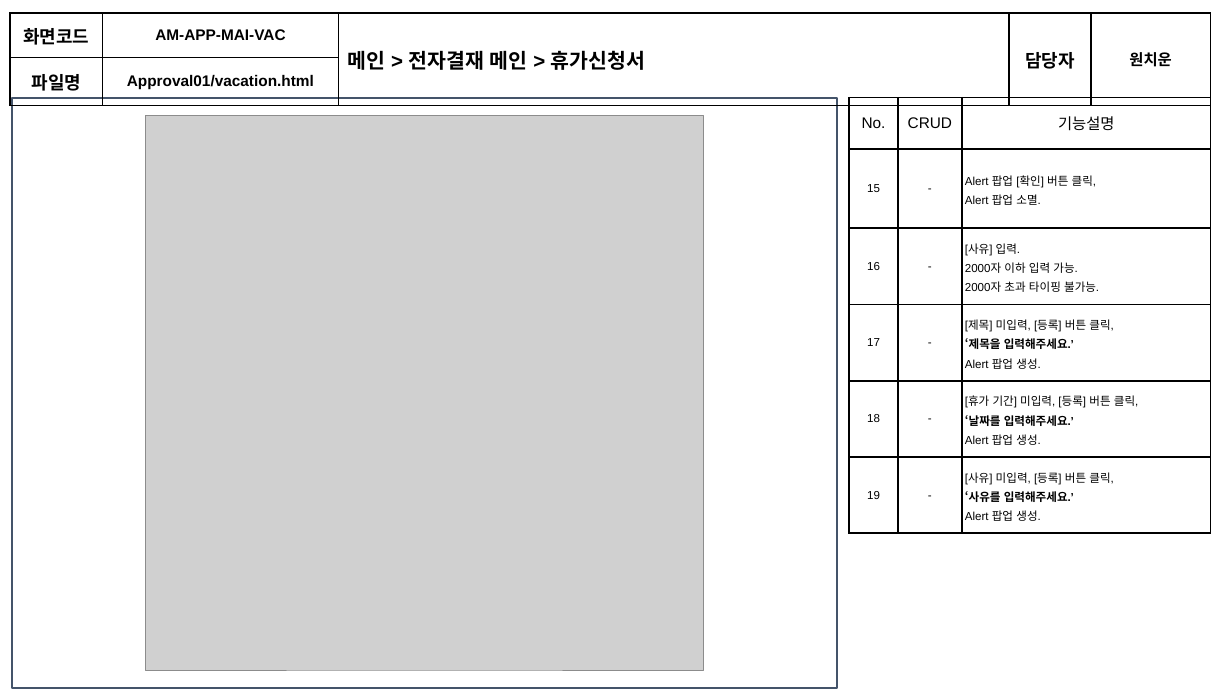
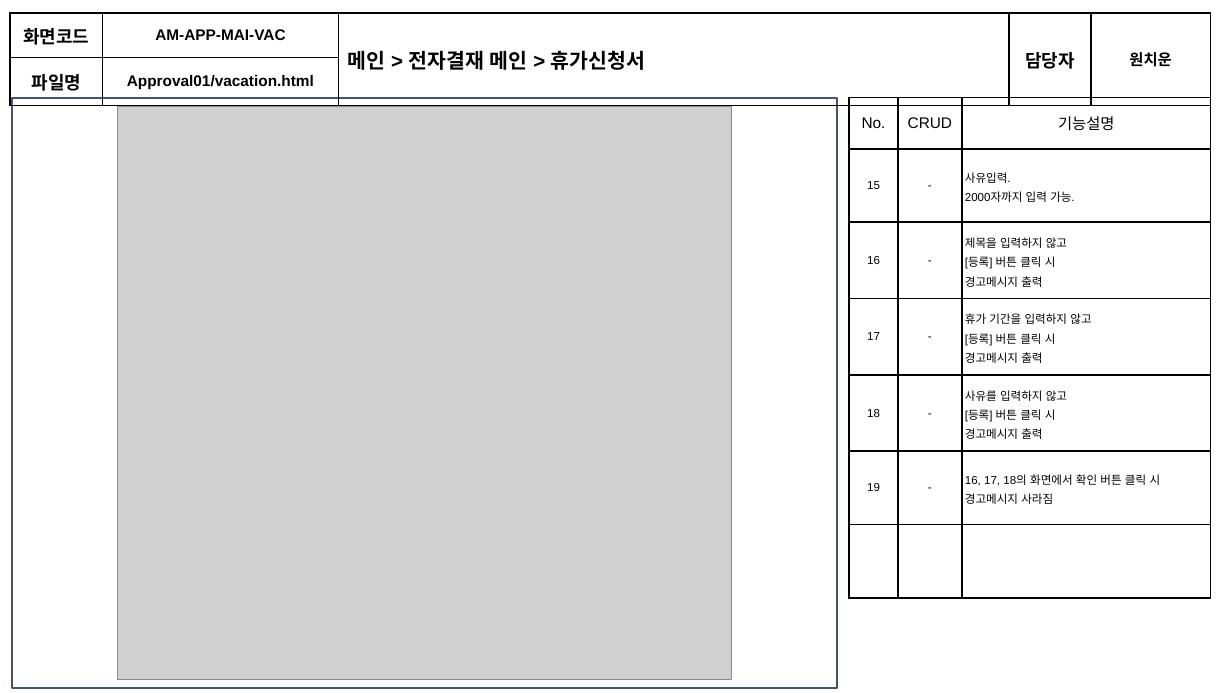
Before and after one commit to soulluna/-6th-_cosmo_1th_group, a slide deck: slide 31 of 작업완료포트폴리오/4. 화면설계서/[6기]1조_화면설계서_V1.5.pptx (slide 32 before the commit). Drawn at 1232x693 pixels with LibreOffice and Linux fonts; fonts in the diff are those of the drawing; grey boxes stand for pictures. Boxes give left, top, right and bottom in pixels: in the first picture for what was removed or moved away, otherwise in the second. Text is boxed around its words. In the diff, an @@ line names an element or a change of style, - is before the commit and + after.

```diff
--- a/작업완료포트폴리오/4. 화면설계서/[6기]1조_화면설계서_V1.5.pptx
+++ b/작업완료포트폴리오/4. 화면설계서/[6기]1조_화면설계서_V1.5.pptx
@@ picture: place and size @@
-picture at (145,116,703,670)
+picture at (117,106,732,680)
@@ table at (849,98,1211,590) @@
-row 2: 15 | - | Alert 팝업 [확인] 버튼 클릭, / Alert 팝업 소멸.
-row 3: 16 | - | [사유] 입력. / 2000자 이하 입력 가능. / 2000자 초과 타이핑 불가능.
-row 4: 17 | - | [제목] 미입력, [등록] 버튼 클릭, / ‘제목을 입력해주세요.’ / Alert 팝업 생성.
-row 5: 18 | - | [휴가 기간] 미입력, [등록] 버튼 클릭, / ‘날짜를 입력해주세요.’ / Alert 팝업 생성.
-row 6: 19 | - | [사유] 미입력, [등록] 버튼 클릭, / ‘사유를 입력해주세요.’ / Alert 팝업 생성.
+row 2: 15 | - | 사유입력. / 2000자까지 입력 가능.
+row 3: 16 | - | 제목을 입력하지 않고 / [등록] 버튼 클릭 시 / 경고메시지 출력
+row 4: 17 | - | 휴가 기간을 입력하지 않고 / [등록] 버튼 클릭 시 / 경고메시지 출력
+row 5: 18 | - | 사유를 입력하지 않고 / [등록] 버튼 클릭 시 / 경고메시지 출력
+row 6: 19 | - | 16, 17, 18의 화면에서 확인 버튼 클릭 시 / 경고메시지 사라짐
+row 7:  |  | 
```
Also in this commit, not shown: 48 other slides changed, 1 slide removed, 31 other files.
